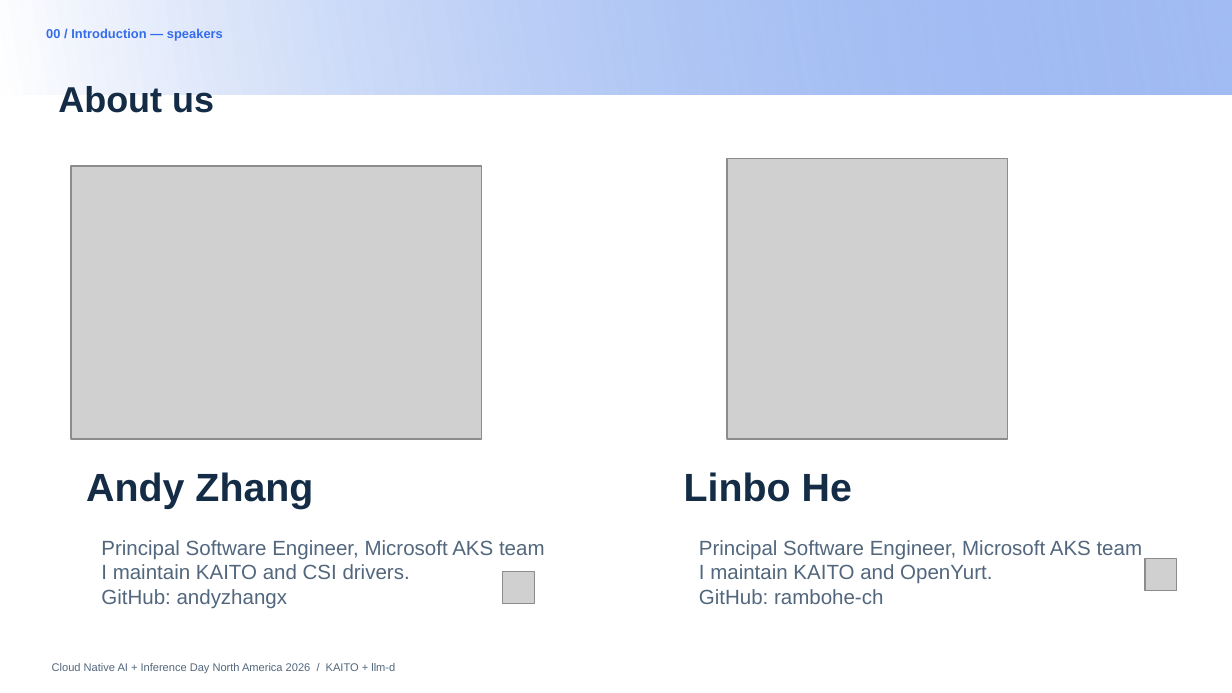
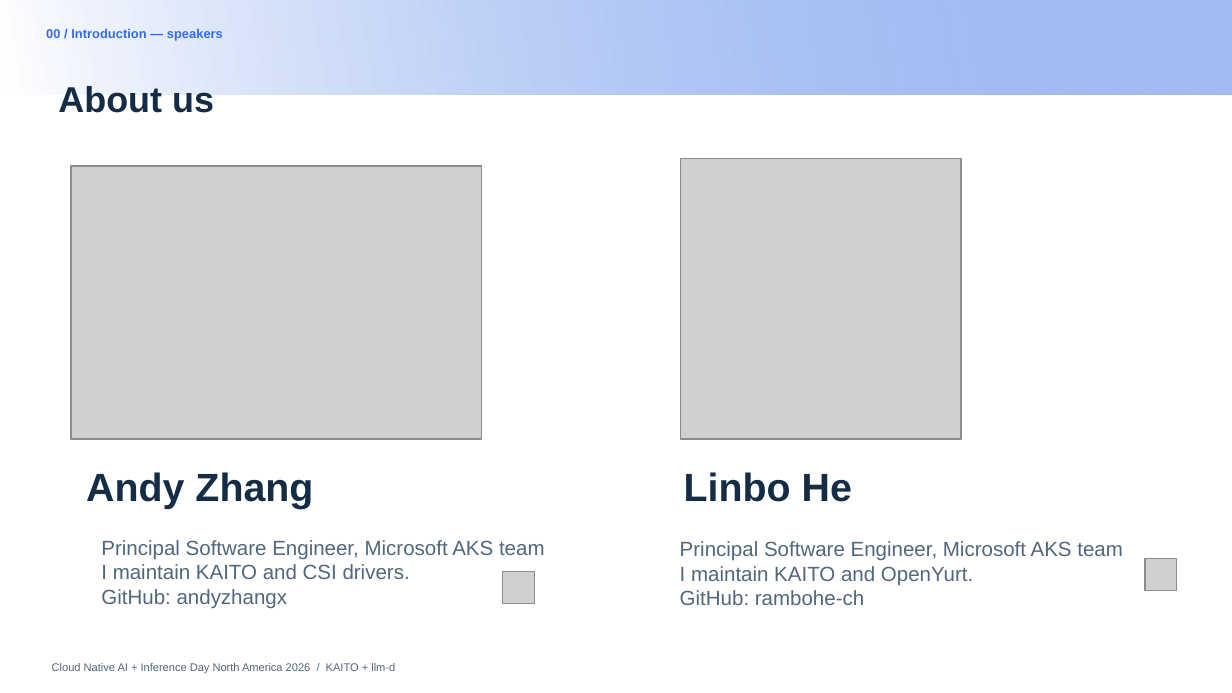
Before and after one commit to andyzhangx/demo, a slide deck: slide 3 of llm/pd-disaggregation/kubecon-na-2026-pd-disaggregation-kaito-llmd.pptx. Drawn at 1232x693 pixels with LibreOffice and Linux fonts; fonts in the diff are those of the drawing; grey boxes stand for pictures; background and template pictures are left out. Boxes give left, top, right and bottom in pixels: in the first picture for what was removed or moved away, otherwise in the second. Text is boxed around its words. In the diff, an @@ line names an element or a change of style, - is before the commit and + after.

```diff
--- a/llm/pd-disaggregation/kubecon-na-2026-pd-disaggregation-kaito-llmd.pptx
+++ b/llm/pd-disaggregation/kubecon-na-2026-pd-disaggregation-kaito-llmd.pptx
@@ picture: place and size @@
-picture at (727,159,1008,440)
+picture at (680,159,961,440)
@@ text "Principal Software Engineer, Microsoft AKS ...": place and size @@
-text "Principal Software Engineer, Microsoft AKS ..." at (699,540,1143,604)
+text "Principal Software Engineer, Microsoft AKS ..." at (680,541,1123,605)
```
Also in this commit, not shown: 16 other slides changed, 3 slides added, 1 slide removed.
